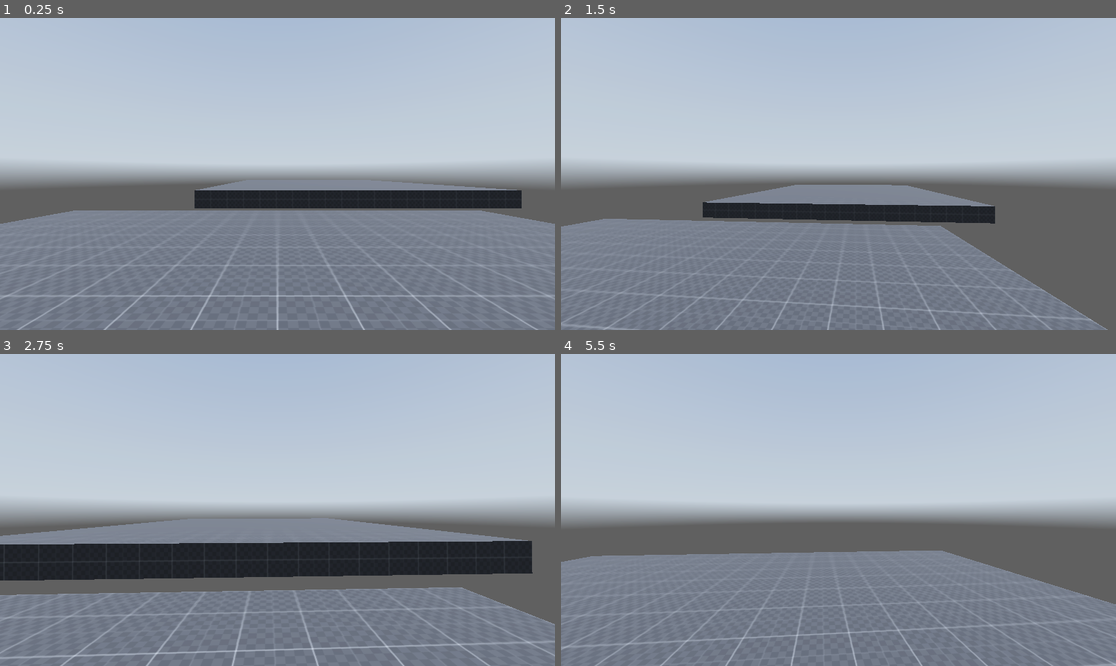
Above: before the commit, frames 1-4 (two rows, left to right).
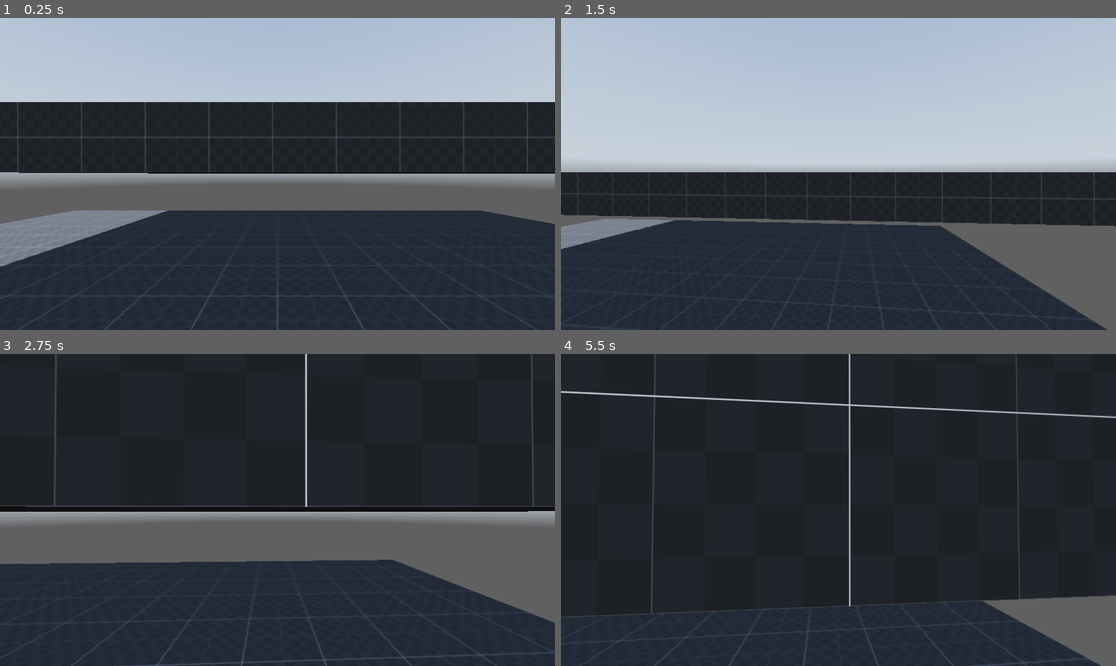
Above: after the commit, the same moments.

Repository: prodbyrafiki/Dunk-Game-2024
Game: Godot game, scene res://Node/world.tscn
Two runs of this game, one before a commit and one after it. Both use one fixed random seed, a clock stepped at 60 frames per second and the inputs below. A sky picture missing from this copy of the repository is replaced by a grey-blue gradient.
Inputs (mouse positions are in pixels of both pictures, inside the frame that each line leads up to):
- Up to frame 1 (0.25 s): no input
- Up to frame 2 (1.5 s): tap Enter at 0.5 s; move the mouse to (960, 158) at 0.52 s; hold D (move_right) 0.53-1.28 s; hold Shift (sprint) 0.53-1.28 s; tap Space (jump) at 0.77 s; move the mouse to (810, 174) at 1.27 s; hold W (move_forward) from 1.28 s (still down); tap C (crounch) at 1.35 s
- Up to frame 3 (2.75 s): keep holding W (move_forward); tap Space (jump) at 1.52 s; tap Shift (sprint) at 1.55, 2.3 s; move the mouse to (288, 503) at 2.02 s; hold Alt (free_look) from 2.03 s (still down)
- Up to frame 4 (5.5 s): keep holding W (move_forward); move the mouse to (832, 516) at 2.77 s; release Alt (free_look) at 2.78 s; tap Shift (sprint) at 2.85, 4.55, 5.3 s; tap Space (jump) at 3.02, 3.77, 4.52 s; move the mouse to (877, 513) at 3.52 s; hold Shift (sprint) 3.53-4.28 s; move the mouse to (794, 506) at 4.27 s; tap C (crounch) at 4.35 s; move the mouse to (844, 510) at 5.02 s; hold Alt (free_look) from 5.03 s (still down)

The runs differ from the first frame. In frame 1, 63% of the frame differs, in the area x 0-100%, y 26-100%; in frame 2, 40%; in frame 3, 89%; in frame 4, 100%, in the area x 0-100%, y 0-100%.

Commit message:
14/5 Commit #1
Slide for the most part complete
Head Bobbing Added

TO DO for complete prototype:
Simple weapons shooting
Simple Enemy to Test weapon
platforming

Diff:
--- a/Node/Player.tscn
+++ b/Node/Player.tscn
@@ -27,4 +27,6 @@
 
 [node name="head" type="Node3D" parent="neck"]
 
-[node name="Camera3D" type="Camera3D" parent="neck/head"]
+[node name="eye" type="Node3D" parent="neck/head"]
+
+[node name="Camera3D" type="Camera3D" parent="neck/head/eye"]
--- a/Node/world.tscn
+++ b/Node/world.tscn
@@ -31,7 +31,7 @@
 material = SubResource("StandardMaterial3D_utkb8")
 
 [node name="CSGBox3D2" type="CSGBox3D" parent="Enviroment"]
-transform = Transform3D(0.91, 0, 0, 0, 1, 0, 0, 0, 1.078, 4.48045, 0.392174, -22.0744)
+transform = Transform3D(0.91, 0, 0, 0, 1, 0, 0, 0, 1.078, 4.48045, 2.32488, -13.6839)
 use_collision = true
 size = Vector3(20, 1, 20)
 material = SubResource("StandardMaterial3D_utkb8")
--- a/Scripts/Player.gd
+++ b/Scripts/Player.gd
@@ -2,12 +2,13 @@
 
 # nodes
 @onready var pivot = $neck/head
-@onready var camera = $neck/head/Camera3D
+@onready var camera = $neck/head/eye/Camera3D
+@onready var eyes = $neck/head/eye
 @onready var standing_collision_shape = $StandingCollisionShape
 @onready var crouching_collision_shape = $CrouchingCollisionShape
 @onready var ray_cast_3d = $RayCast3D
 @onready var neck = $neck
-@onready var camera_3d = $neck/head/Camera3D
+@onready var camera_3d = $neck/head/eye/Camera3D
 
 
 # speeds
@@ -40,6 +41,19 @@
 var slide_timer_max = 1
 var slide_speed = 10
 
+
+# head bobbing var
+const head_bobbing_sprinting_speed = 22.0
+const head_bobbing_walking_speed = 14.0
+const head_bobbing_crouching_speed = 10.0
+
+const head_bobbing_spriting_intensity = 0.2
+const head_bobbing_walking_intensity = 0.1
+const head_bobbing_crouching_intensity = 0.05
+
+var head_bobbing_vector = Vector2.ZERO
+var head_bobbing_index = 0.0
+var head_bobbing_current_intesity = 0.0
 
 # Get the gravity from the project settings to be synced with RigidBody nodes.
 var gravity = ProjectSettings.get_setting("physics/3d/default_gravity")
@@ -134,6 +148,26 @@
 			free_looking = false
 
 
+	# handle head bob
+	if sprinting:
+		head_bobbing_current_intesity = head_bobbing_spriting_intensity
+		head_bobbing_index += head_bobbing_sprinting_speed * delta
+	elif walking:
+		head_bobbing_current_intesity = head_bobbing_walking_intensity
+		head_bobbing_index += head_bobbing_walking_speed * delta
+	elif crouching:
+		head_bobbing_current_intesity = head_bobbing_crouching_intensity
+		head_bobbing_index += head_bobbing_crouching_speed * delta
+
+	if is_on_floor() && !sliding && input_dir !=Vector2.ZERO:
+		head_bobbing_vector.y = sin(head_bobbing_index)
+		head_bobbing_vector.x = sin(head_bobbing_index/2)+0.5
+
+		eyes.position.y = lerp(eyes.position.y, head_bobbing_vector.y*(head_bobbing_current_intesity/2.0), delta*lerp_speed)
+		eyes.position.x = lerp(eyes.position.x, head_bobbing_vector.x*(head_bobbing_current_intesity/2.0), delta*lerp_speed)
+	else:
+		eyes.position.y = lerp(eyes.position.y, 0.0, delta*lerp_speed)
+		eyes.position.x = lerp(eyes.position.x, 0.0, delta*lerp_speed)
 
 	# Add the gravity.
 	if not is_on_floor():
